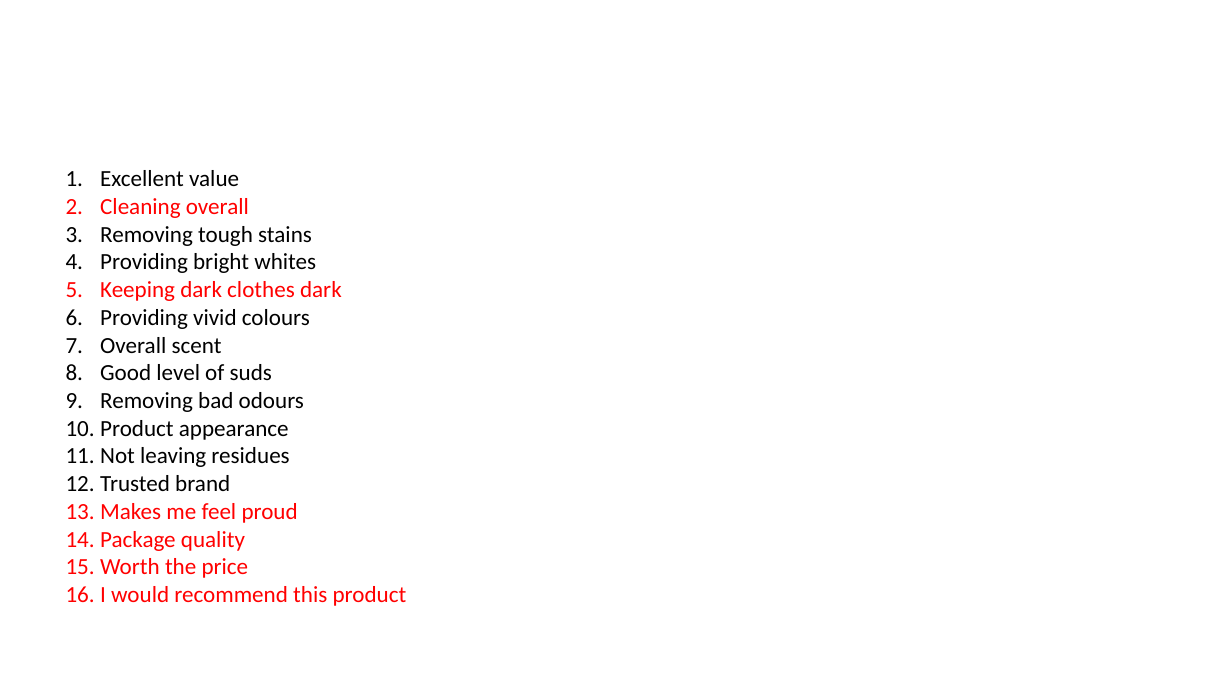
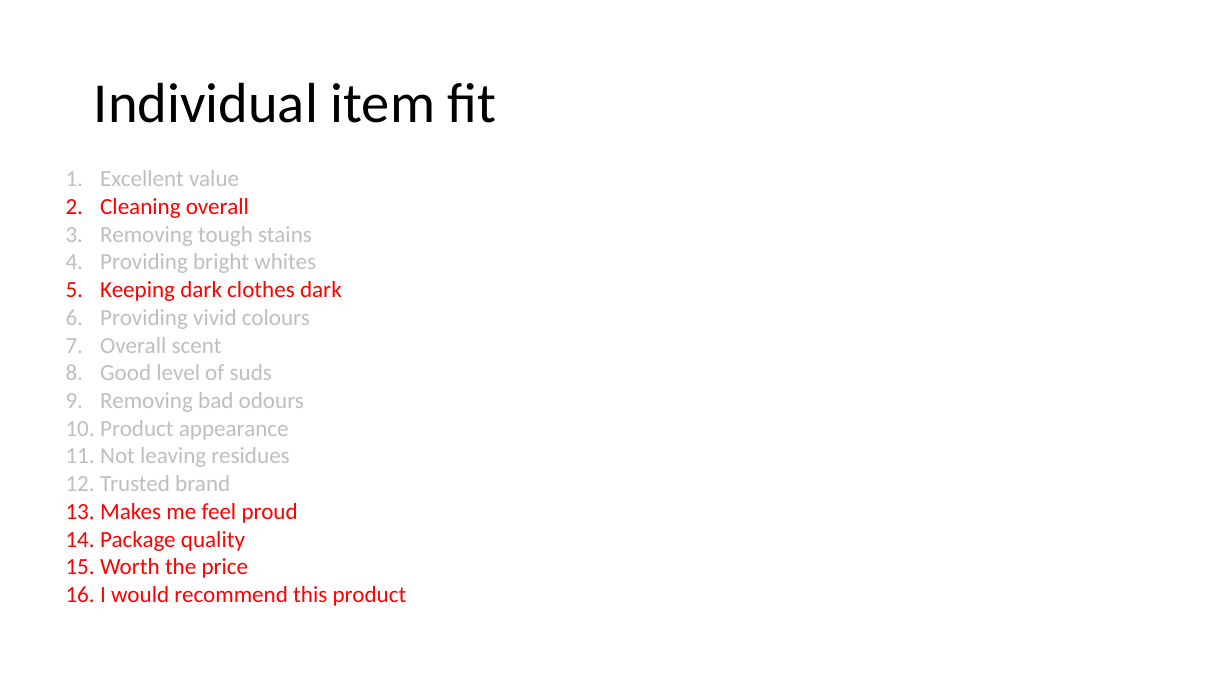
Before and after one commit to CaitlinChalk/data_science_internship, a slide deck: slide 12 of presentations/project1/presentation1_caitlin.pptx (slide 13 before the commit). Drawn at 1232x693 pixels with LibreOffice and Linux fonts; fonts in the diff are those of the drawing. Boxes give left, top, right and bottom in pixels: in the first picture for what was removed or moved away, otherwise in the second. Text is boxed around its words. In the diff, an @@ line names an element or a change of style, - is before the commit and + after.

```diff
--- a/presentations/project1/presentation1_caitlin.pptx
+++ b/presentations/project1/presentation1_caitlin.pptx
@@ title added at <box>94,82,497,123</box>, 44 pt, text #000000 @@
+Individual item fit
@@ text at <box>100,170,316,491</box>: text colour #000000 to #BFBFBF in "Excellent value", "Removing tough stains", "Providing bright whites", "Providing vivid colours" and 6 more places @@
```
Also in this commit, not shown: 6 other slides changed, 6 slides added, 8 slides removed, 1 other file.
